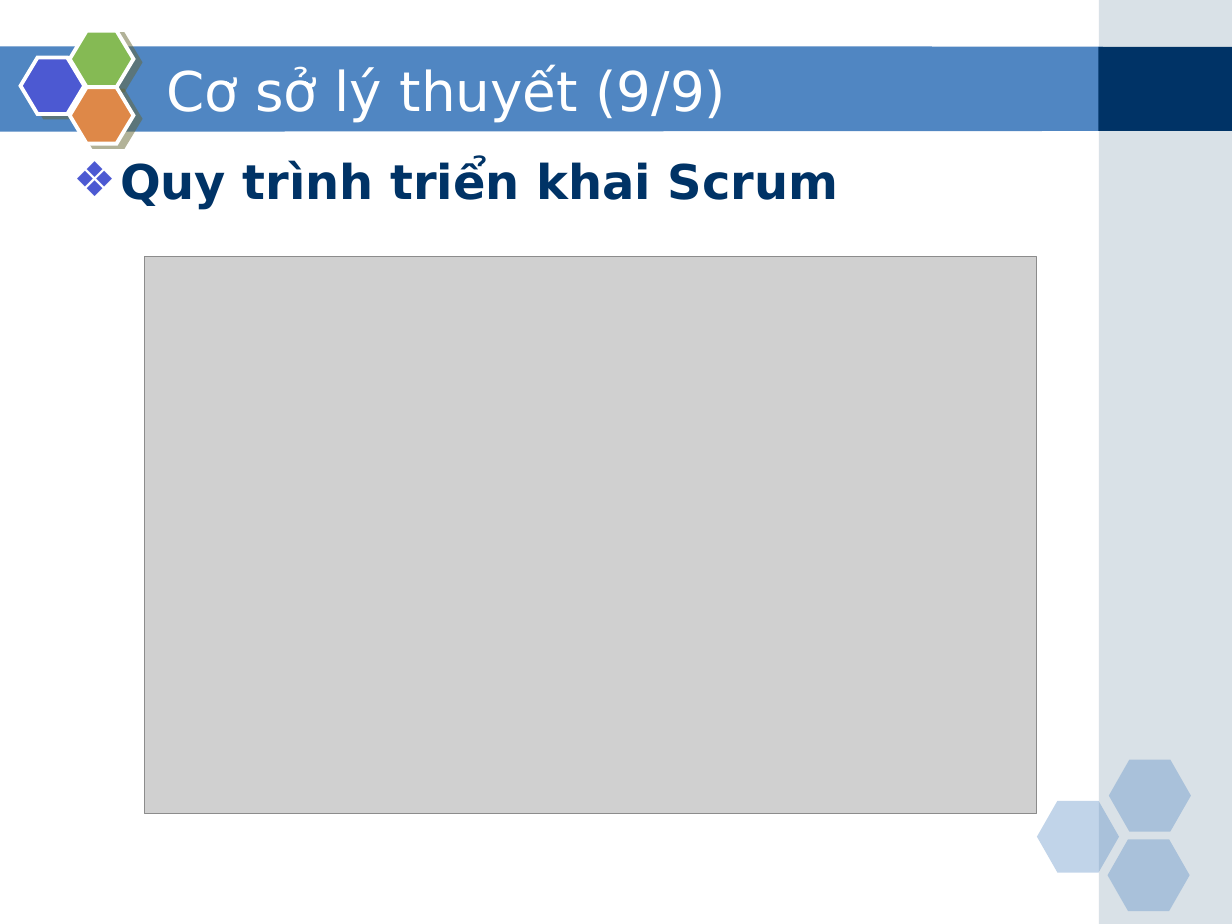
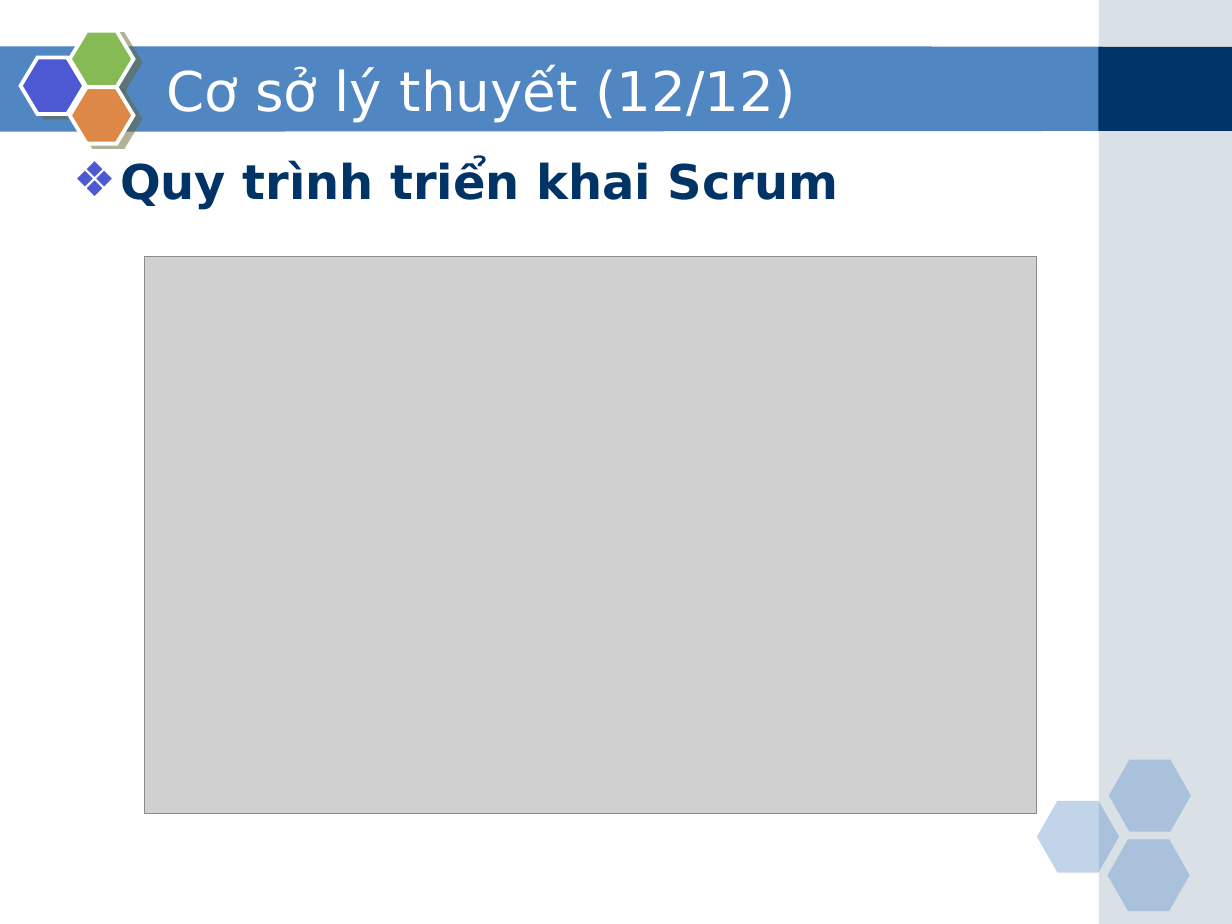
Before and after one commit to phamduong/graduation-project-agile-tool, a slide deck: slide 17 of Báo cáo/Slide bao cao.pptx (slide 14 before the commit). Drawn at 1232x924 pixels with LibreOffice and Linux fonts; fonts in the diff are those of the drawing; grey boxes stand for pictures. Boxes give left, top, right and bottom in pixels: in the first picture for what was removed or moved away, otherwise in the second. Text is boxed around its words. In the diff, an @@ line names an element or a change of style, - is before the commit and + after.

```diff
--- a/Báo cáo/Slide bao cao.pptx
+++ b/Báo cáo/Slide bao cao.pptx
@@ title at [166,66,795,122]: text changed @@
-Cơ sở lý thuyết (9/9)
+Cơ sở lý thuyết (12/12)
```
Also in this commit, not shown: 12 other slides changed, 3 slides added, 12 other files.
